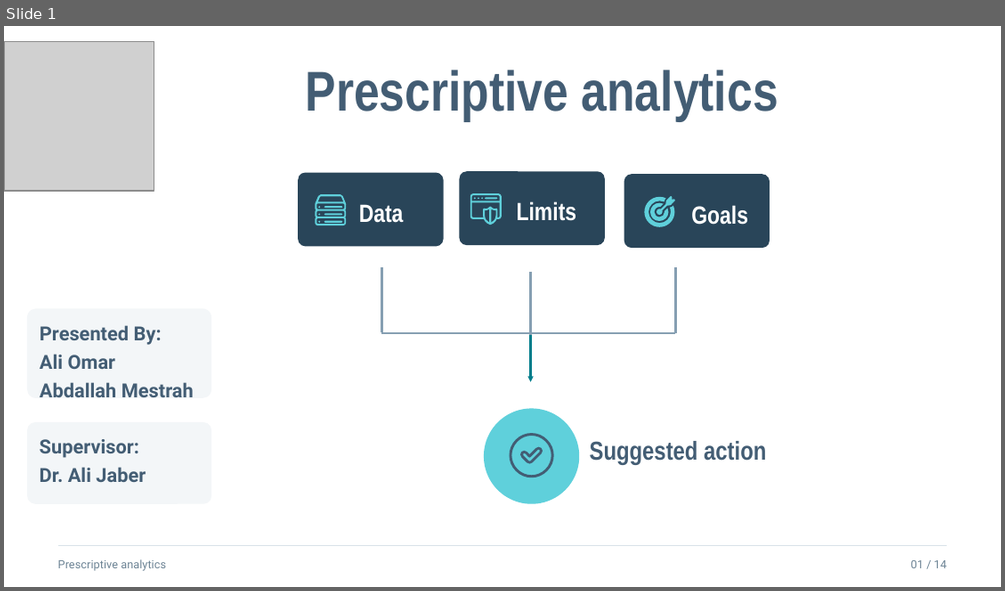
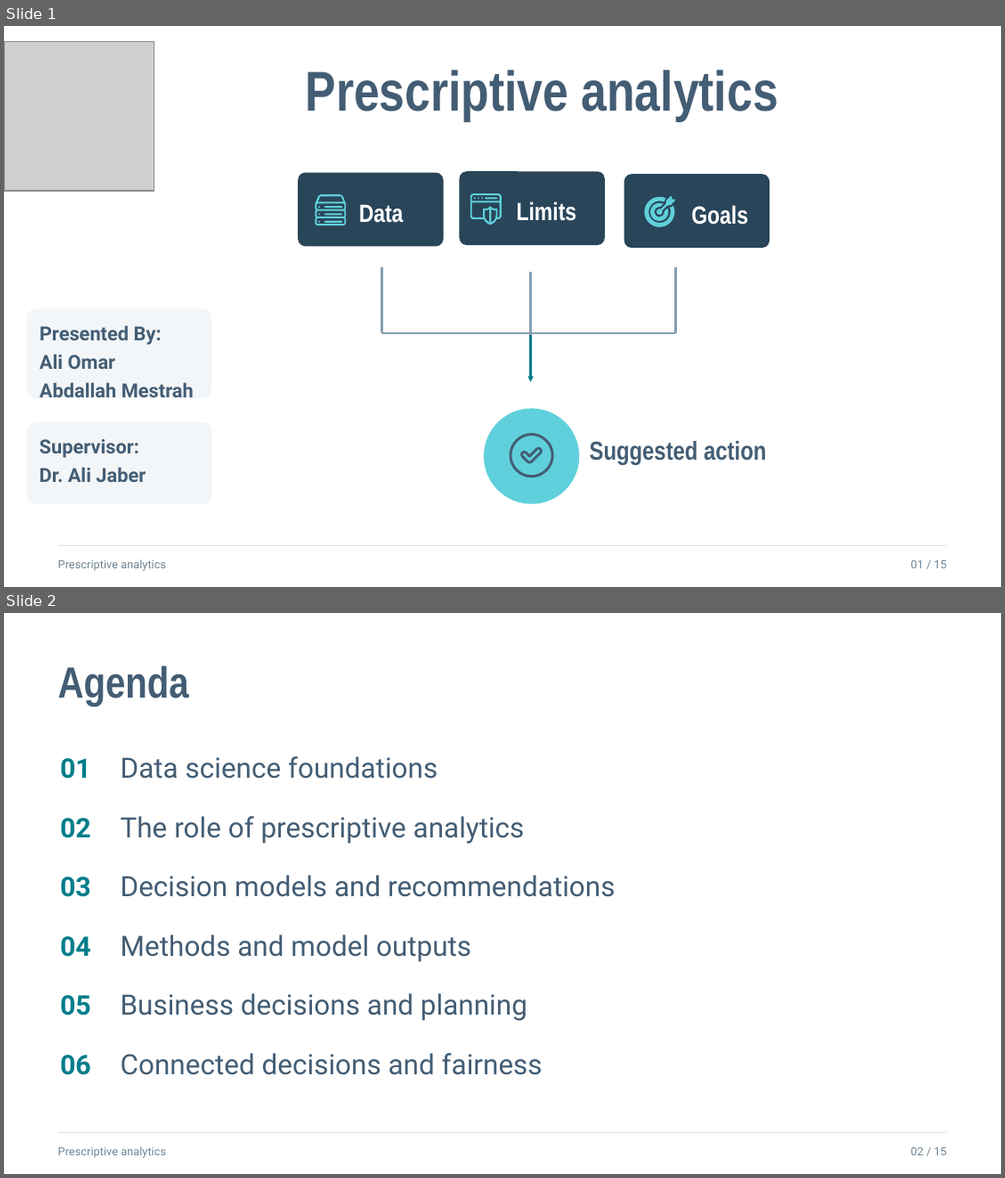
Before and after one commit to aliomar139/M2-Projects, a slide deck: prescriptive-analytics/prescriptive-analytics-presentation-designed.pptx. Shown one above the other, each under a label of ours: slide 1 before the commit, slides 1 and 2 after it. The pictures are 1005x591 and 1005x1178 pixels, drawn with LibreOffice and Linux fonts; fonts in the diff are those of the drawing; grey boxes stand for pictures. Boxes give left, top, right and bottom in pixels: in the first picture for what was removed or moved away, otherwise in the second. Text is boxed around its words. In the diff, an @@ line names an element or a change of style, - is before the commit and + after.

Commit message:
Add new agenda and rendering scripts for prescriptive analytics presentation

```diff
--- a/prescriptive-analytics/prescriptive-analytics-presentation-designed.pptx
+++ b/prescriptive-analytics/prescriptive-analytics-presentation-designed.pptx
@@ slide 2 added at (x1=4, y1=613, x2=1001, y2=1174), background #FFFFFF @@
@@ text added at (x1=58, y1=666, x2=189, y2=706), 31.5 pt, text #435D74, bold @@
+Agenda
@@ text added at (x1=60, y1=758, x2=91, y2=779), 19.5 pt, text #007D8B, bold @@
+01
@@ text added at (x1=121, y1=756, x2=437, y2=779), 20.2 pt, text #435D74 @@
+Data science foundations
@@ text added at (x1=60, y1=818, x2=91, y2=838), 19.5 pt, text #007D8B, bold @@
+02
@@ text added at (x1=121, y1=816, x2=525, y2=844), 20.2 pt, text #435D74 @@
+The role of prescriptive analytics
@@ text added at (x1=60, y1=876, x2=91, y2=897), 19.5 pt, text #007D8B, bold @@
+03
@@ text added at (x1=121, y1=875, x2=615, y2=897), 20.2 pt, text #435D74 @@
+Decision models and recommendations
@@ text added at (x1=60, y1=936, x2=91, y2=957), 19.5 pt, text #007D8B, bold @@
+04
@@ text added at (x1=121, y1=934, x2=471, y2=962), 20.2 pt, text #435D74 @@
+Methods and model outputs
@@ text added at (x1=60, y1=995, x2=91, y2=1015), 19.5 pt, text #007D8B, bold @@
+05
@@ text added at (x1=121, y1=993, x2=527, y2=1021), 20.2 pt, text #435D74 @@
+Business decisions and planning
@@ text added at (x1=60, y1=1054, x2=91, y2=1075), 19.5 pt, text #007D8B, bold @@
+06
@@ text added at (x1=121, y1=1053, x2=542, y2=1075), 20.2 pt, text #435D74 @@
+Connected decisions and fairness
@@ line added from (57, 1133) to (947, 1133), #D8E2E8 0.49 pt @@
@@ text added at (x1=58, y1=1146, x2=166, y2=1158), 8.2 pt, text #6D8495 @@
+Prescriptive analytics
@@ text added at (x1=911, y1=1147, x2=947, y2=1155), 8.2 pt, text #6D8495 @@
+02 / 15
@@ slide 1 changed as well @@
@@ text at (x1=911, y1=560, x2=947, y2=568): text changed @@
-01 / 14
+01 / 15
```
Also in this commit, not shown: 13 other slides changed, 1 other file.
